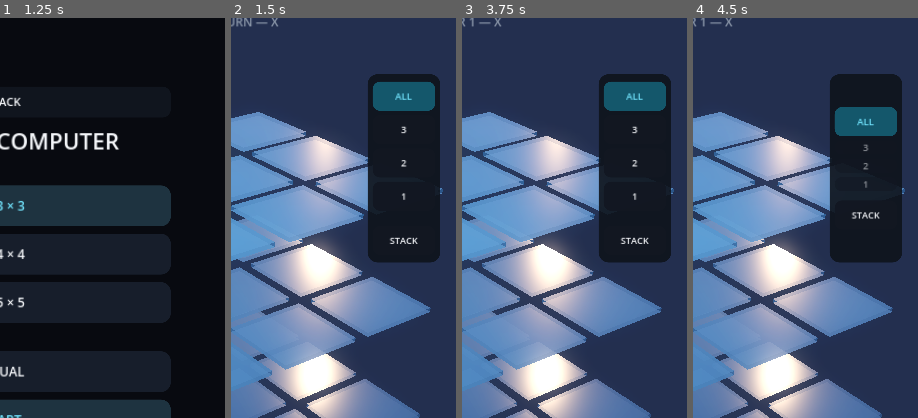
Above: before the commit, frames 1-4 (left to right).
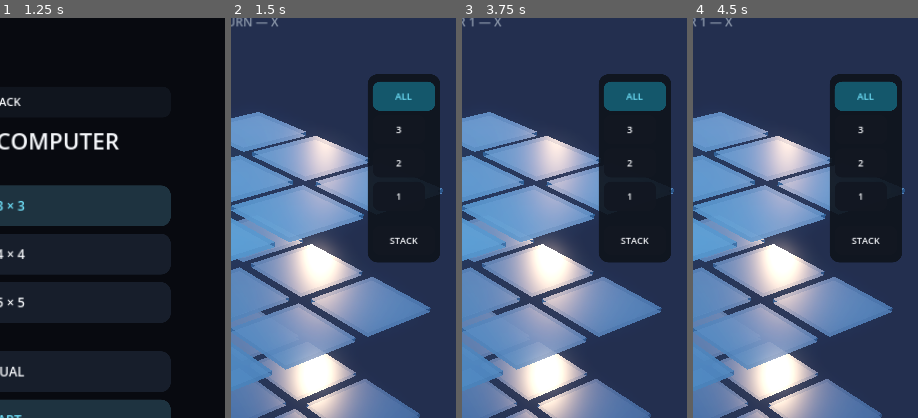
Above: after the commit, the same moments.

Repository: Creativebrook/tic3
Game: Godot game, scene res://scenes/main.tscn
Two runs of this game, one before a commit and one after it. Both use one fixed random seed, a clock stepped at 60 frames per second and the inputs below.
Inputs:
- Up to frame 1 (1.25 s): click "PLAYER vs COMPUTER" at 0.5 s
- Up to frame 2 (1.5 s): click "START GAME" at 1.25 s
- Up to frame 3 (3.75 s): click "‹" at 2 s; click "PLAYER vs PLAYER" at 2.75 s; click "START GAME" at 3.5 s
- Up to frame 4 (4.5 s): click "ALL" at 4.25 s
The pictures show only the part of the screen within x 50-100%, y 15-65%; the shares and areas given below are measured in that part.

Frame 1 is identical in both runs. In frame 2, 0.2% of the frame differs, in the area x 73-79%, y 27-46%; in frame 3, 0.2%; in frame 4, 3.8%, in the area x 63-91%, y 16-57%.

Commit message:
ui: smooth stack menu collapse with a single clipped levels block

Diff:
--- a/scripts/main.gd
+++ b/scripts/main.gd
@@ -41,6 +41,8 @@
 var layer_buttons: Array[Button] = []
 var stack_button: Button
 var stack_spacer: Control
+var levels_clip: Control
+var levels_box: VBoxContainer
 var highscore_size_filter := 3
 
 func _ready() -> void:
@@ -297,9 +299,24 @@
 	var all_btn := _layer_button("ALL", -1)
 	layer_box.add_child(all_btn)
 	layer_buttons.append(all_btn)
+
+	# Numbered levels live inside one clipped block. STACK mode animates this
+	# single block instead of resizing every button independently, avoiding the
+	# container reflow "bumps" that were visible in the previous release.
+	levels_clip = Control.new()
+	levels_clip.clip_contents = true
+	levels_clip.custom_minimum_size = Vector2(126, _levels_block_height())
+	layer_box.add_child(levels_clip)
+
+	levels_box = VBoxContainer.new()
+	levels_box.position = Vector2.ZERO
+	levels_box.size = Vector2(126, _levels_block_height())
+	levels_box.add_theme_constant_override("separation", 10)
+	levels_clip.add_child(levels_box)
+
 	for z in range(board_size - 1, -1, -1):
 		var layer_btn := _layer_button(str(z + 1), z)
-		layer_box.add_child(layer_btn)
+		levels_box.add_child(layer_btn)
 		layer_buttons.append(layer_btn)
 	_refresh_layer_buttons()
 	stack_spacer = _spacer(16)
@@ -424,75 +441,66 @@
 			side_panel.visible = false
 	)
 
+func _levels_block_height() -> float:
+	return float(board_size * 70 + max(board_size - 1, 0) * 10)
+
 func _side_panel_normal_height() -> float:
-	# Keep the panel top edge fixed and fit its height to the selected board.
-	# 3³ = 452, 4³ = 532, 5³ = 612.
+	# Content-fit height with a fixed top edge: 3³=452, 4³=532, 5³=612.
 	return 452.0 + float(max(board_size - 3, 0)) * 80.0
 
 func _refresh_side_panel_mode(animated := true) -> void:
-	if side_panel == null or board_view == null:
+	if side_panel == null or board_view == null or levels_clip == null:
 		return
 
 	var compact := board_view.is_stack_mode()
 	var target_height := 186.0 if compact else _side_panel_normal_height()
-	var duration := 0.46
-
-	# Never move the menu horizontally or vertically: STACK only collapses it.
+	var target_levels_height := 0.0 if compact else _levels_block_height()
+	var duration := 0.50
+
+	# Same top/right anchor in every state. Only the levels block collapses,
+	# allowing STACK to glide continuously until it sits directly below ALL.
 	side_panel.position = Vector2(868, 430)
 	side_panel.custom_minimum_size = Vector2.ZERO
 	layer_box.add_theme_constant_override("separation", 10)
-	if stack_button:
-		stack_button.custom_minimum_size = Vector2(130, 70)
 
 	if is_instance_valid(side_panel_tween):
 		side_panel_tween.kill()
 
-	var numbered_buttons: Array[Button] = []
-	for button in layer_buttons:
-		button.custom_minimum_size.x = 126
-		if int(button.get_meta("layer")) >= 0:
-			numbered_buttons.append(button)
+	if not compact:
+		levels_clip.visible = true
+		if levels_clip.custom_minimum_size.y <= 0.5:
+			levels_clip.custom_minimum_size.y = 0.0
+			levels_clip.modulate.a = 0.0
+		if stack_spacer:
+			stack_spacer.visible = true
+			if stack_spacer.custom_minimum_size.y <= 0.5:
+				stack_spacer.custom_minimum_size.y = 0.0
 
 	if not animated:
 		side_panel.size = Vector2(174, target_height)
+		levels_clip.custom_minimum_size = Vector2(126, target_levels_height)
+		levels_clip.modulate.a = 0.0 if compact else 1.0
+		levels_clip.visible = not compact
 		if stack_spacer:
+			stack_spacer.custom_minimum_size = Vector2(1, 0 if compact else 16)
 			stack_spacer.visible = not compact
-			stack_spacer.custom_minimum_size = Vector2(1, 0 if compact else 16)
-		for button in numbered_buttons:
-			button.custom_minimum_size = Vector2(126, 0 if compact else 70)
-			button.modulate.a = 0.0 if compact else 1.0
-			button.visible = not compact
-		return
-
-	# Expanding: reinsert the numbered buttons at zero height, then grow them.
-	# Collapsing: their height fades to zero, so STACK glides up under ALL.
-	if not compact:
-		for button in numbered_buttons:
-			button.visible = true
-			button.custom_minimum_size = Vector2(126, 0)
-			button.modulate.a = 0.0
-		if stack_spacer:
-			stack_spacer.visible = true
-			stack_spacer.custom_minimum_size = Vector2(1, 0)
-
-	side_panel_tween = create_tween().set_trans(Tween.TRANS_QUINT).set_ease(Tween.EASE_IN_OUT)
+		return
+
+	side_panel_tween = create_tween().set_trans(Tween.TRANS_SINE).set_ease(Tween.EASE_IN_OUT)
 	side_panel_tween.set_parallel(true)
 	side_panel_tween.tween_property(side_panel, "size", Vector2(174, target_height), duration)
-
-	for button in numbered_buttons:
-		side_panel_tween.tween_property(
-			button,
-			"custom_minimum_size",
-			Vector2(126, 0 if compact else 70),
-			duration
-		)
-		side_panel_tween.tween_property(
-			button,
-			"modulate:a",
-			0.0 if compact else 1.0,
-			duration * 0.78
-		)
-
+	side_panel_tween.tween_property(
+		levels_clip,
+		"custom_minimum_size",
+		Vector2(126, target_levels_height),
+		duration
+	)
+	side_panel_tween.tween_property(
+		levels_clip,
+		"modulate:a",
+		0.0 if compact else 1.0,
+		duration * 0.72
+	)
 	if stack_spacer:
 		side_panel_tween.tween_property(
 			stack_spacer,
@@ -505,8 +513,7 @@
 		side_panel_tween.finished.connect(func():
 			if board_view == null or not board_view.is_stack_mode():
 				return
-			for button in numbered_buttons:
-				button.visible = false
+			levels_clip.visible = false
 			if stack_spacer:
 				stack_spacer.visible = false
 		, CONNECT_ONE_SHOT)
